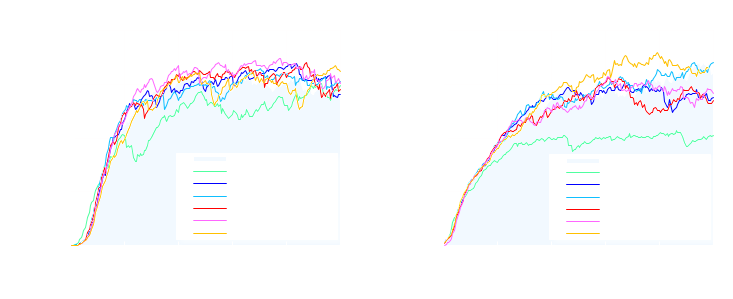
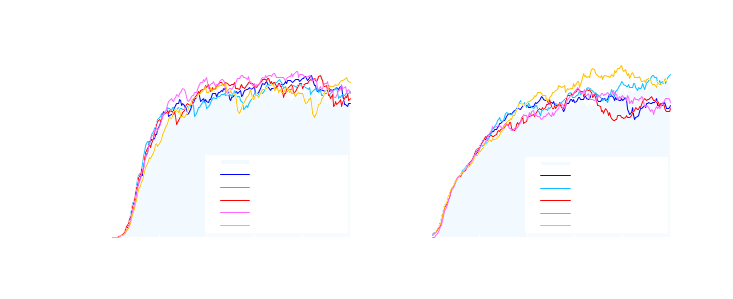
The second 733×299 image is a revision of the first. Changes to its layers:
painted on "貼り付けられたレイヤー" over [71, 52, 714, 246]
